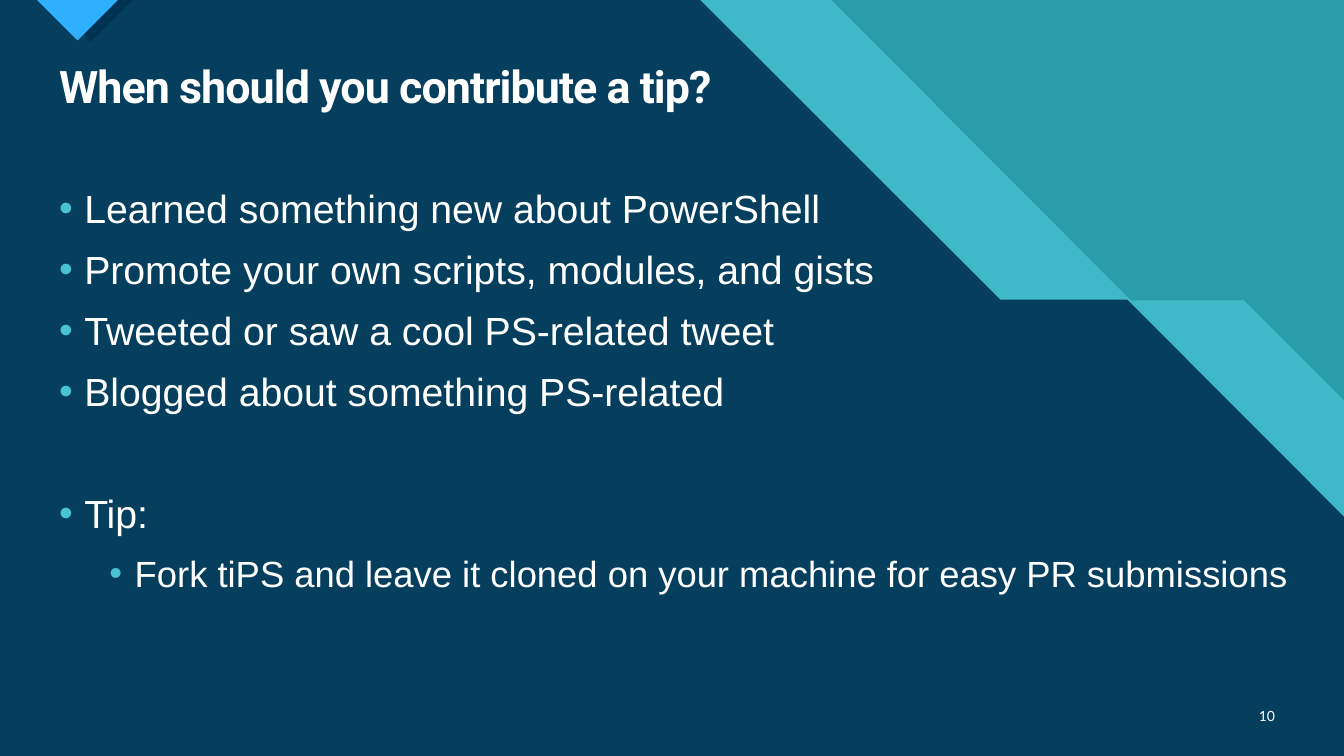
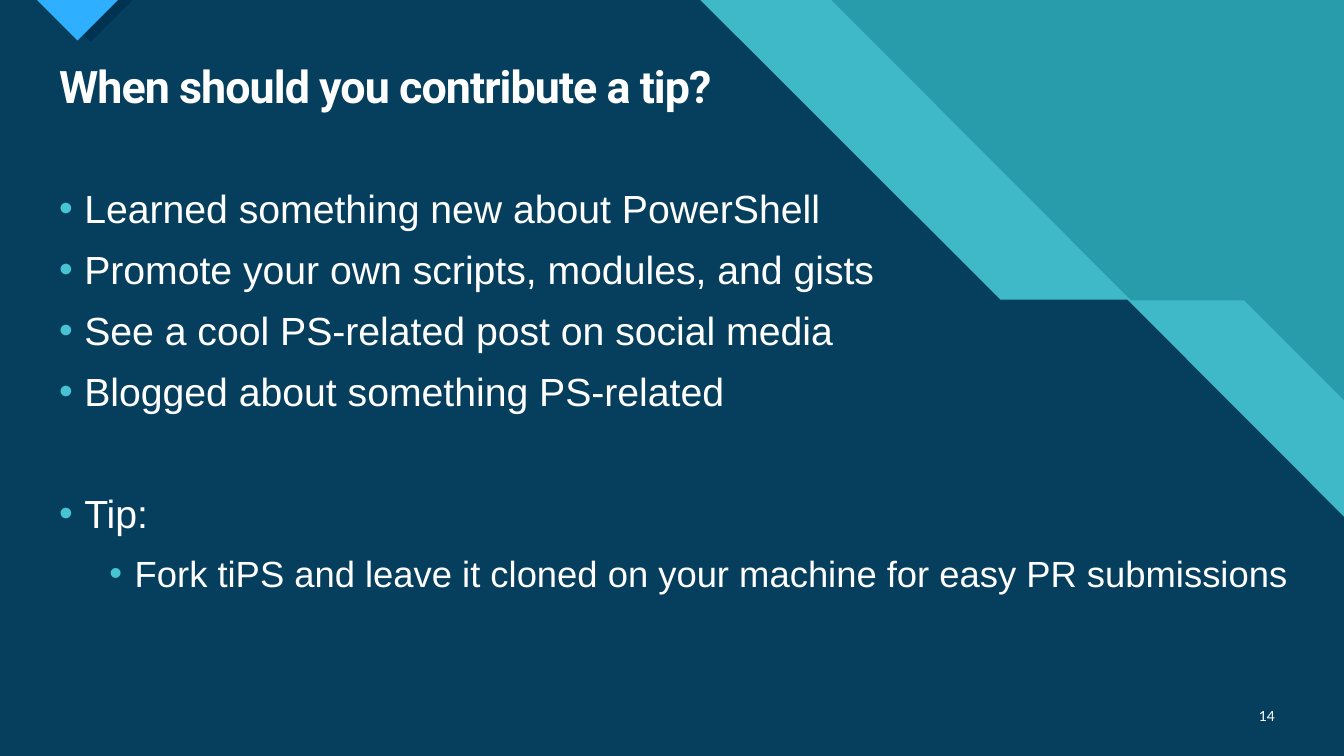
Before and after one commit to deadlydog/Presentation.tiPSWelcome, a slide deck: slide 14 of src/tiPS Welcome.pptx (slide 10 before the commit). Drawn at 1344x756 pixels with LibreOffice and Linux fonts; fonts in the diff are those of the drawing. Boxes give left, top, right and bottom in pixels: in the first picture for what was removed or moved away, otherwise in the second. Text is boxed around its words. In the diff, an @@ line names an element or a change of style, - is before the commit and + after.

```diff
--- a/src/tiPS Welcome.pptx
+++ b/src/tiPS Welcome.pptx
@@ text at bbox=[84, 316, 833, 353]: text changed @@
-• Tweeted or saw a cool PS-related tweet
+• See a cool PS-related post on social media
@@ page number at bbox=[1259, 711, 1275, 721]: text changed @@
-10
+14
```
Also in this commit, not shown: 6 other slides changed, 6 slides added, 1 slide removed, 5 other files.
